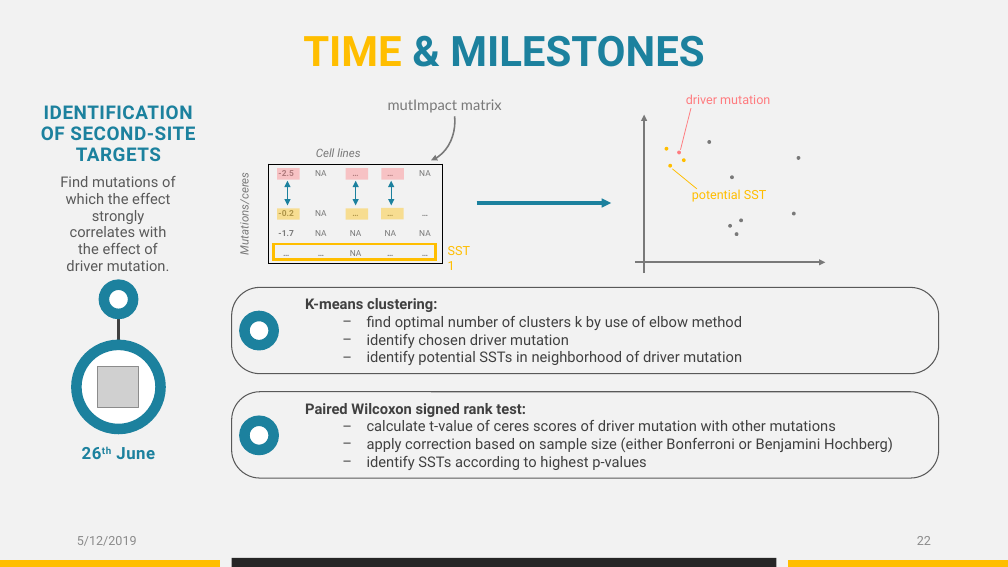
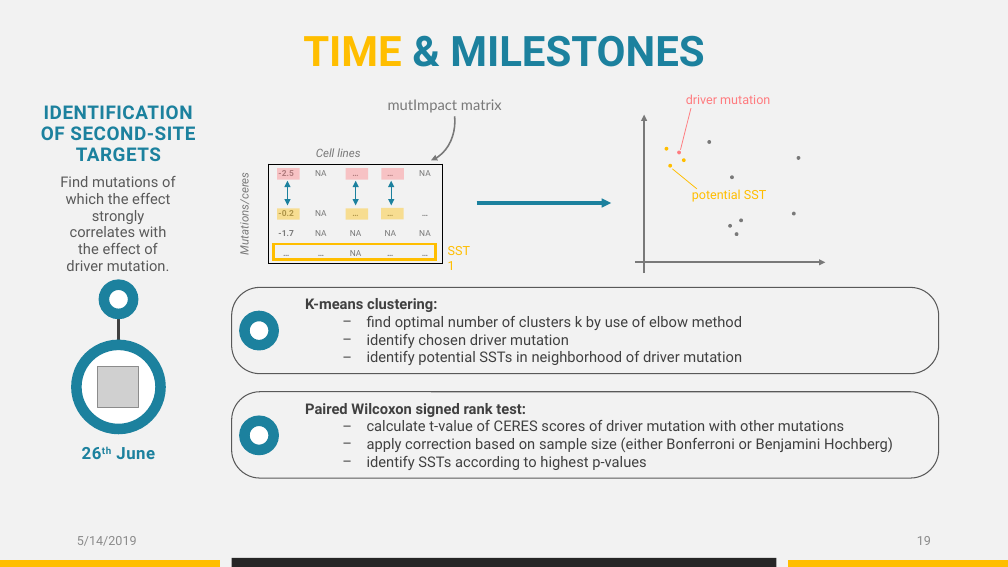
Before and after one commit to datascience-mobi/group-04-project-1-4, a slide deck: slide 19 of Project proposal_presentation_V1.pptx (slide 22 before the commit). Drawn at 1008x567 pixels with LibreOffice and Linux fonts; fonts in the diff are those of the drawing; grey boxes stand for pictures. Boxes give left, top, right and bottom in pixels: in the first picture for what was removed or moved away, otherwise in the second. Text is boxed around its words. In the diff, an @@ line names an element or a change of style, - is before the commit and + after.

Commit message:
Found a typo in my slides

```diff
--- a/Project proposal_presentation_V1.pptx
+++ b/Project proposal_presentation_V1.pptx
@@ text at (367, 420, 844, 431): text changed @@
-  − calculate t-value of ceres scores of driver mutation with other mutations
+  − calculate t-value of CERES scores of driver mutation with other mutations
@@ text at (77, 536, 137, 546): text changed @@
-5/12/2019
+5/14/2019
@@ page number at (917, 536, 931, 545): text changed @@
-22
+19
```
Also in this commit, not shown: 17 other slides changed, 3 slides added, 11 slides removed.
